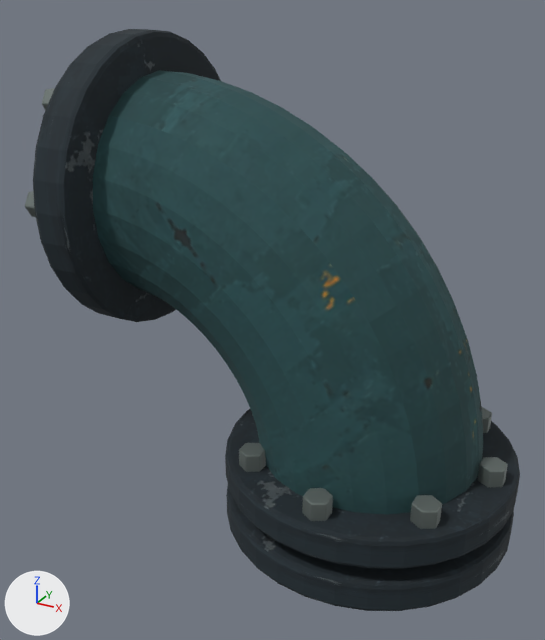
The glTF model shutdown-kit/assets/v4/models/pipe-elbow.glb: old version first, new version second.
Before and after are seen from a 50 mm camera at (1.225, -1.562, 1.461) aimed at (0.402, -0.066, 0.712). Arrows for +X, +Y and +Z are at lower left; the lights stay in place. The first picture is the older version. Where no turn or scale is listed for an object, it has been applied to the vertices. Vertices at exactly the same position are counted once.

Names of what the first picture shows: 'pipe-elbow__pipe-elbow__hardware', 'pipe-elbow__pipe-elbow__petrol', 'pipe-elbow__pipe-elbow__steel'.
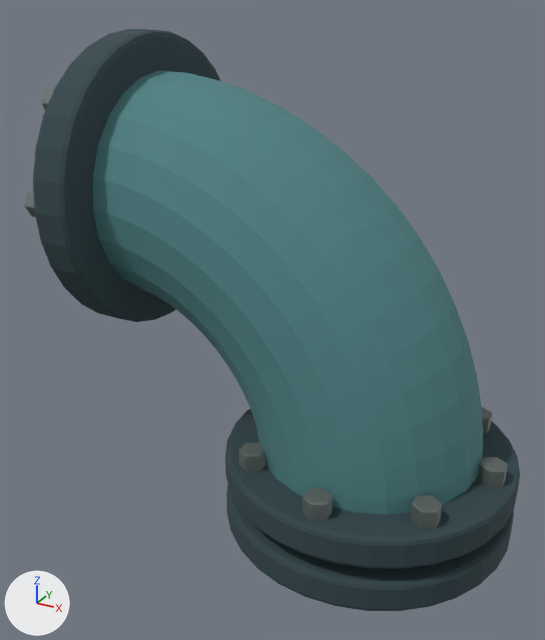
The change in detail:
In material 'petrol' (mat_petrol), texture is no longer img_painted_enamel_atlas.
In material 'petrol' (mat_petrol), base_color is now set to (0.08, 0.23, 0.24), cyan #508486.
In material 'petrol' (mat_petrol), roughness goes from 0.88 to 0.9.
In material 'steel' (mat_steel), texture is no longer img_painted_enamel_atlas.
In material 'steel' (mat_steel), base_color is now set to (0.03, 0.06, 0.07), dark cyan #30454b.
In material 'steel' (mat_steel), roughness goes from 0.88 to 0.9.
me_cast_elbow has 408 vertices, 812 faces and spans x -0.014..0.93, y -0.28..0.28, z 0.336..1.28.
me_cast_elbow is used by ob_pipe_elbow__pipe_elbow__petrol; location (0.0, 0.0, 0.0).
me_cast_elbow part 1: texture (UV) coordinates of 812 of 812 faces, centred in x -0.013..0.925, y -0.277..0.277, z 0.337..1.275, changed; they spanned u 0.02..0.48, v 0.52..0.94 and now span u 0.01..0.24, v 0.76..0.97.
me_cylinder_167 has 576 vertices, 1140 faces and spans x -0.7..0.37, y -0.37..0.37, z -0.04..1.14.
me_cylinder_167 is used by ob_pipe_elbow__pipe_elbow__steel; location (0.65, 0.0, 0.23).
me_cylinder_167 part 2: texture (UV) coordinates of 1140 of 1140 faces, centred in x -0.7..0.368, y -0.368..0.368, z -0.04..1.138, changed; they spanned u 0.51..0.99, v 0.02..0.49 and now span u 0.76..0.99, v 0.76..0.99.

Pixel boxes [x1, y1, x2, y2] of what changed, in the pictures (545 x 640 px):
'pipe-elbow__pipe-elbow__petrol', surface changed (lighter)
    both: [93, 70, 483, 514]
'pipe-elbow__pipe-elbow__steel', surface changed
    both: [33, 29, 520, 611]
